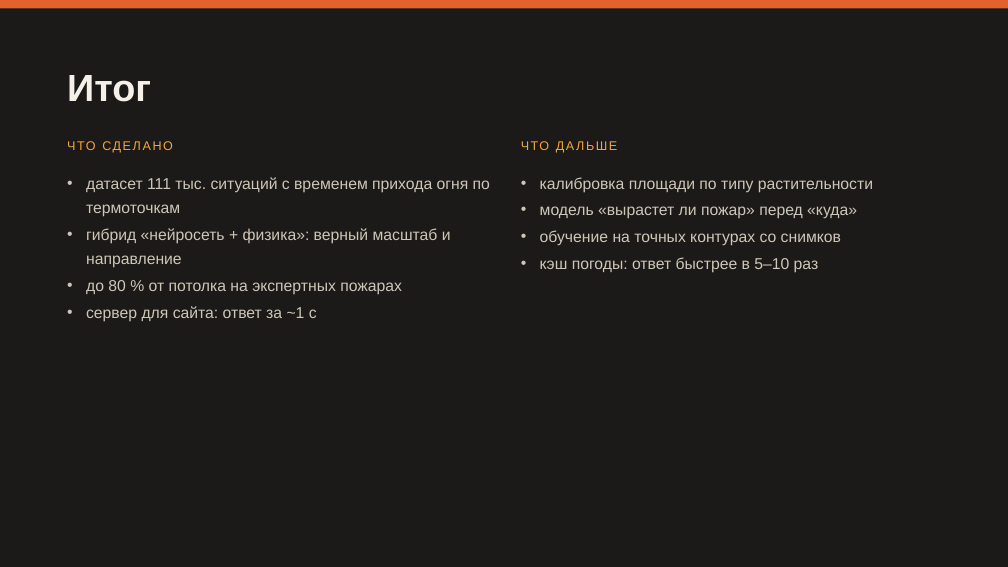
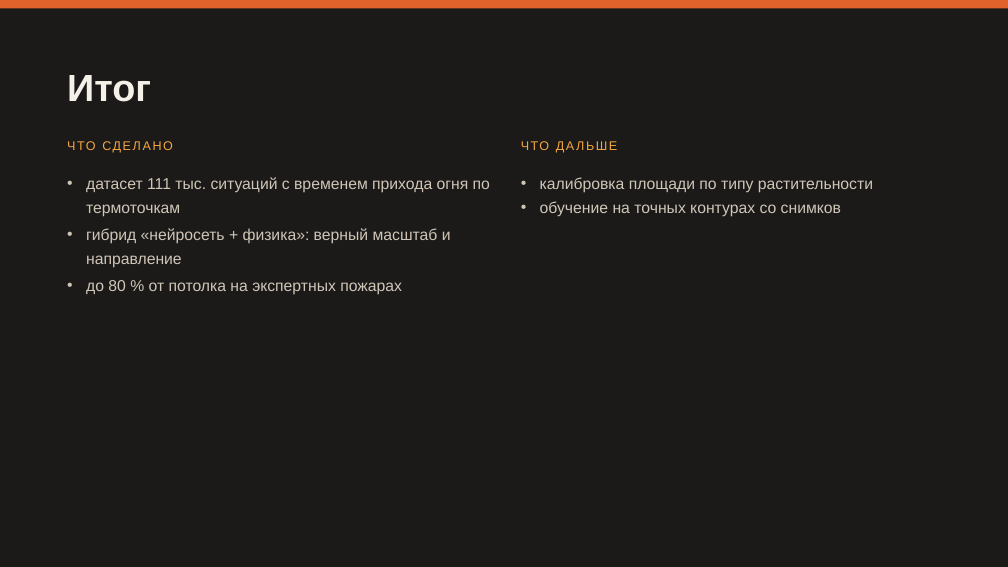
Before and after one commit to Bekabaev/fire_proj, a slide deck: slide 18 of presentation/presentation_editable.pptx (slide 20 before the commit). Drawn at 1008x567 pixels with LibreOffice and Linux fonts; fonts in the diff are those of the drawing. Boxes give left, top, right and bottom in pixels: in the first picture for what was removed or moved away, otherwise in the second. Text is boxed around its words. In the diff, an @@ line names an element or a change of style, - is before the commit and + after.

```diff
--- a/presentation/presentation_editable.pptx
+++ b/presentation/presentation_editable.pptx
@@ text "обучение на точных контурах со ...": place and size @@
-text "обучение на точных контурах со ..." at (540,230,841,246)
+text "обучение на точных контурах со ..." at (540,201,841,217)
@@ text removed at (540,206,857,219) @@
-• модель «вырастет ли пожар» перед «куда»
@@ text removed at (540,257,819,273) @@
-• кэш погоды: ответ быстрее в 5–10 раз
@@ text removed at (86,306,317,322) @@
-• сервер для сайта: ответ за ~1 с
```
Also in this commit, not shown: 6 other slides changed, 2 slides removed, 7 other files.
